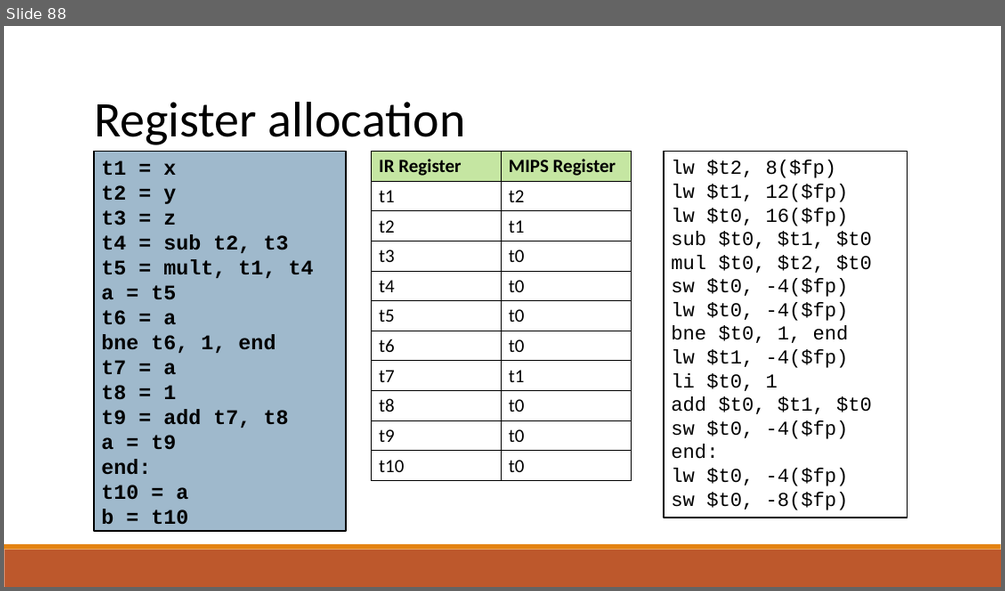
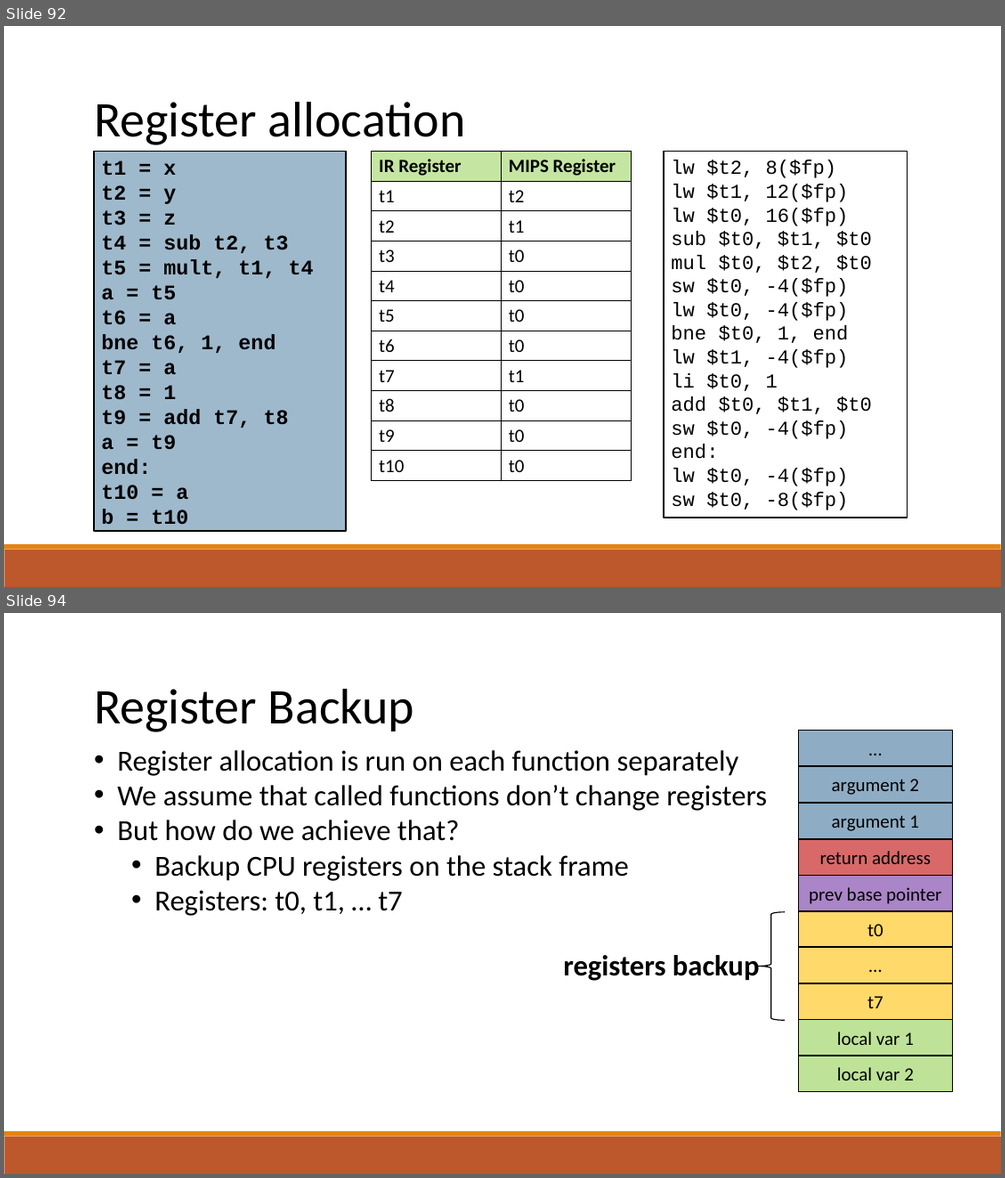
Before and after one commit to raghadzeidan/COMPILATION_TAU_FOR_STUDENTS, a slide deck: new_slides/register_allocation.pptx. Shown one above the other, each under a label of ours: slide 88 before the commit, slides 92 and 94 after it; the slides between them are not shown. The pictures are 1005x591 and 1005x1178 pixels, drawn with LibreOffice and Linux fonts; fonts in the diff are those of the drawing. Boxes give left, top, right and bottom in pixels: in the first picture for what was removed or moved away, otherwise in the second. Text is boxed around its words. In the diff, an @@ line names an element or a change of style, - is before the commit and + after.

```diff
--- a/new_slides/register_allocation.pptx
+++ b/new_slides/register_allocation.pptx
@@ slide 94 added at bbox=[4, 613, 1001, 1174], background #FFFFFF; not listed: 2 template elements that a slide beside it also shows @@
@@ text added at bbox=[94, 689, 414, 732], 48 pt, text #000000 @@
+Register Backup
@@ text added at bbox=[117, 750, 767, 916], 28 pt, text #000000 @@
+• Register allocation is run on each function separately
+• We assume that called functions don’t change registers
+• But how do we achieve that?
+  • Backup CPU registers on the stack frame
+  • Registers: t0, t1, … t7
@@ left brace added at bbox=[758, 912, 785, 1021], outline #000000 1 pt @@
@@ text added at bbox=[563, 955, 760, 981], 28 pt, text #000000, bold @@
+registers backup
@@ group added at bbox=[799, 730, 953, 1091]: 10 rectangles @@
+return address
+prev base pointer
+t0
+…
+argument 1
+…
+argument 2
+t7
+local var 1
+local var 2
@@ what was slide 88 is now slide 92 @@
```
Also in this commit, not shown: 4 slides changed, 5 other slides added, 1 other file.
